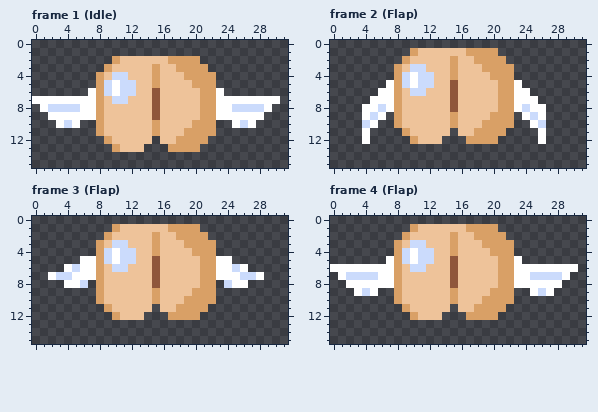
Pixel-art file, stored at sprites/butt.ase. The picture above is the old version.
32x16 pixels, 4 frames. Shown: frame 1 (Idle), frame 2 (Flap), frame 3 (Flap), frame 4 (Flap).
And afterwards:
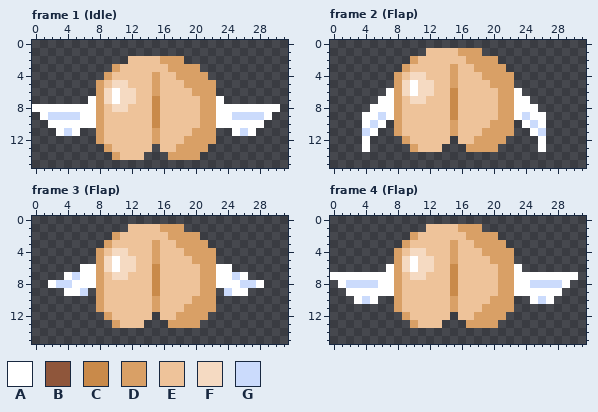
Palette (. is transparent): A #ffffff  B #8f563b  C #c98a4a  D #d9a066  E #eec39a  F #f5dac2  G #cbdbfc
Difference:
Changed rows in their new state; - is an unchanged pixel.
Frame 1 (Idle):
first column x 0:
 2 ----------..----D--..----------
 3 ---------.D----E-D---.---------
 4 --------.DEE------D---.--------
 5 ---------EFFE------D-----------
 6 -------.-F-FF--D----D--.-------
 7 .......--FAFF--C--------.......
 8 A-AAAA----FF---C---------AAAA-A
 9 -AGGGG---------C---------GGGGA-
10 --A-A-AA-------C----E--AA-A-A--
11 ---AGA-------------E-----AGA---
12 --------DE-----D--E---D--------
13 ---------DE---E-EE---D---------
14 ----------DEEE---DDDD----------
Frame 2 (Flap):
first column x 4:
 1 ------..----D--..------
 2 -----.D----E-D---.-----
 3 ----.DEE------D---.----
 4 -----EFFE------D-------
 5 ---.-F-FF--D----D--.---
 6 --.--FAFF--C--------.--
 7 -.----FF---C---------.-
 8 .-A--------C--------A-.
 9 -AGA-------C----E--AGA-
10 AGA------------E----AGA
11 GA--DE-----D--E---D--AG
12 -----DE---E-EE---D-----
13 A-----DEEE---DDDD-----A
Frame 3 (Flap):
first column x 2:
 1 --------..----D--..--------
 2 -------.D----E-D---.-------
 3 ------.DEE------D---.------
 4 -------EFFE------D---------
 5 ----..-F-FF--D----D--..----
 6 --..---FAFF--C---------..--
 7 ..AG----FF---C---------GA..
 8 AGG-AA-------C-------AA-GGA
 9 --AAG--------C----E---GAA--
10 -----------------E---------
11 ------DE-----D--E---D------
12 -------DE---E-EE---D-------
13 --------DEEE---DDDD--------
Frame 4 (Flap):
first column x 0:
 1 ----------..----D--..----------
 2 ---------.D----E-D---.---------
 3 --------.DEE------D---.--------
 4 ---------EFFE------D-----------
 5 -------.-F-FF--D----D--.-------
 6 .......--FAFF--C--------.......
 7 A-AAAA----FF---C---------AAAA-A
 8 -AGGGG---------C---------GGGGA-
 9 --A-A-AA-------C----E--AA-A-A--
10 ---AGA-------------E-----AGA---
11 --------DE-----D--E---D--------
12 ---------DE---E-EE---D---------
13 ----------DEEE---DDDD----------
Boxes around the changes in both pictures, in picture pixels (x1, y1, x2, y2):
changed: (32, 56, 280, 160)
changed: (362, 48, 546, 152)
changed: (48, 224, 264, 328)
changed: (330, 224, 578, 328)
